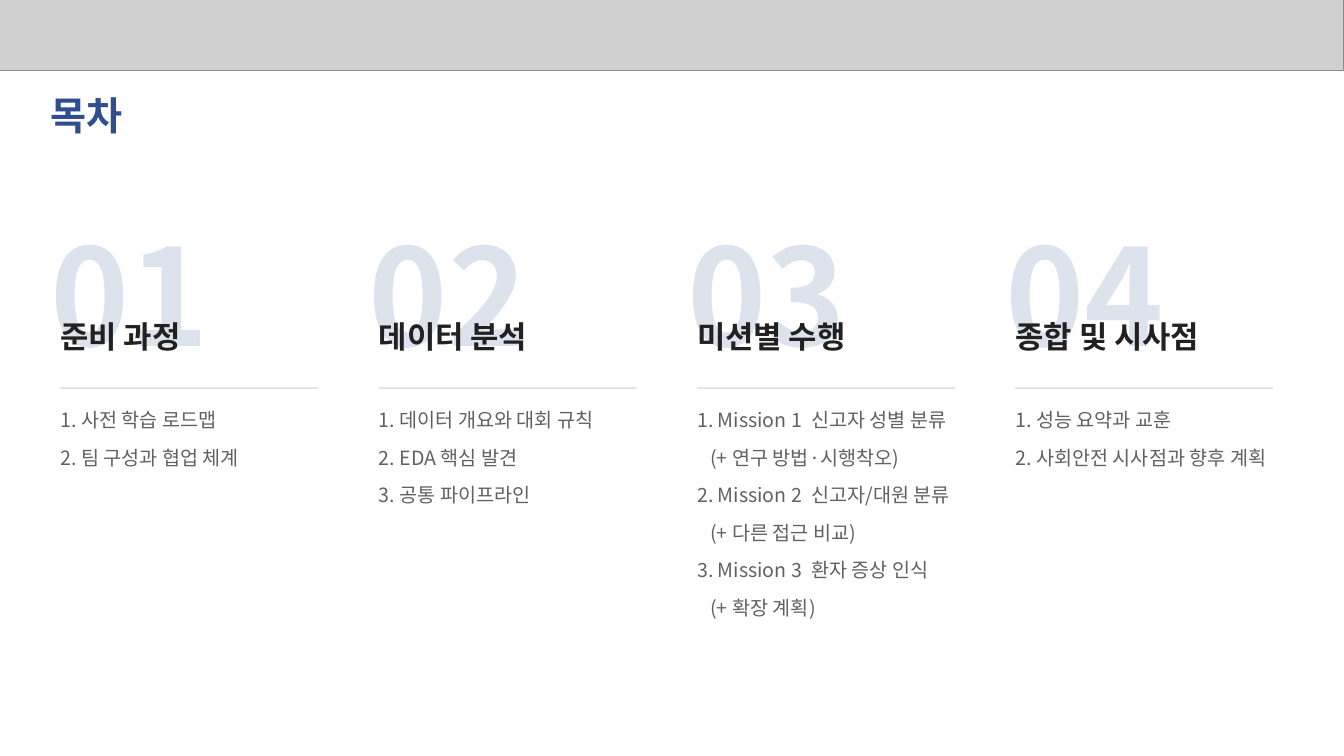
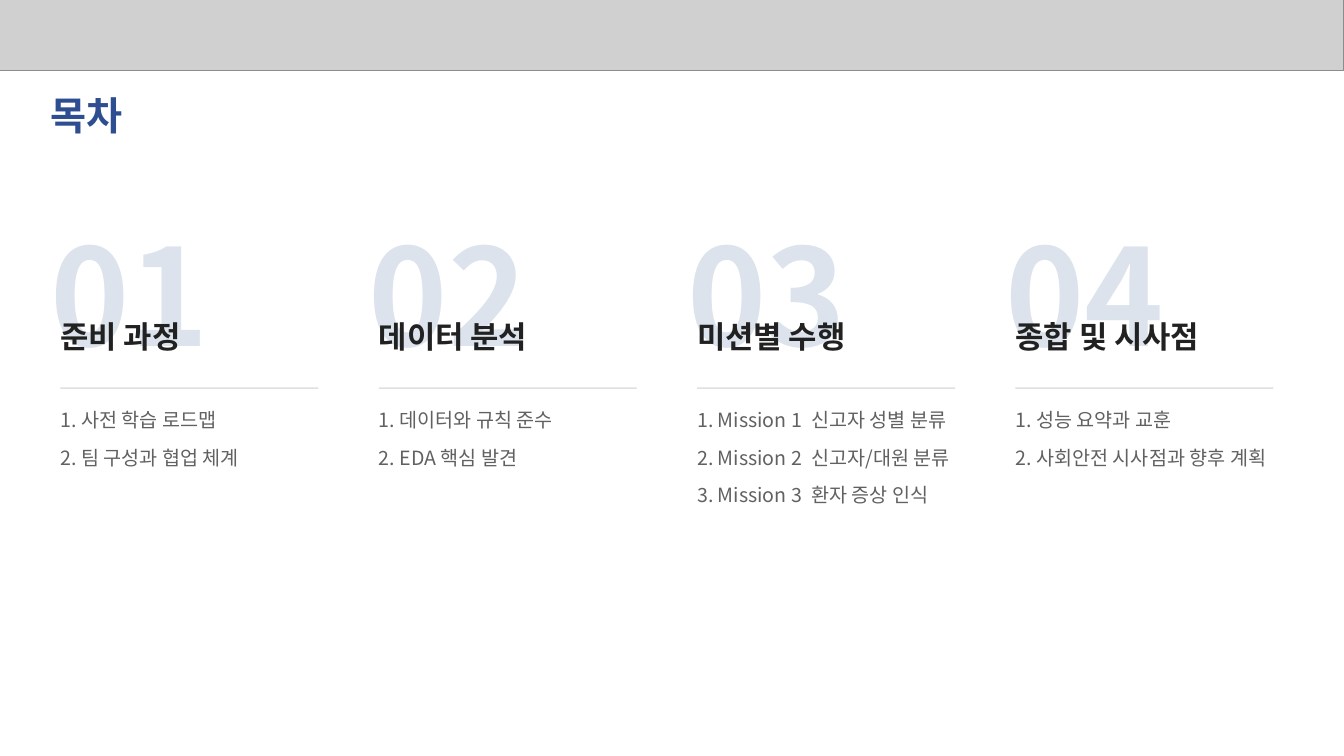
Before and after one commit to eigensinn-dcc2026/prelim, a slide deck: slide 3 of ppt/DCC2026_예선_결과정리.pptx. Drawn at 1344x756 pixels with LibreOffice and Linux fonts; fonts in the diff are those of the drawing; grey boxes stand for pictures. Boxes give left, top, right and bottom in pixels: in the first picture for what was removed or moved away, otherwise in the second. Text is boxed around its words. In the diff, an @@ line names an element or a change of style, - is before the commit and + after.

```diff
--- a/ppt/DCC2026_예선_결과정리.pptx
+++ b/ppt/DCC2026_예선_결과정리.pptx
@@ text at box(379, 410, 553, 429): text changed @@
-1. 데이터 개요와 대회 규칙
+1. 데이터와 규칙 준수
@@ text at box(732, 448, 899, 469): paragraph removed @@
-(+ 연구 방법·시행착오)
@@ text at box(379, 486, 530, 504): paragraph removed @@
-3. 공통 파이프라인
@@ text at box(732, 524, 856, 544): paragraph removed @@
-(+ 다른 접근 비교)
@@ text at box(732, 598, 816, 619): paragraph removed @@
-(+ 확장 계획)
```
Also in this commit, not shown: 13 other slides changed, 4 slides added, 6 slides removed, 1 other file.
